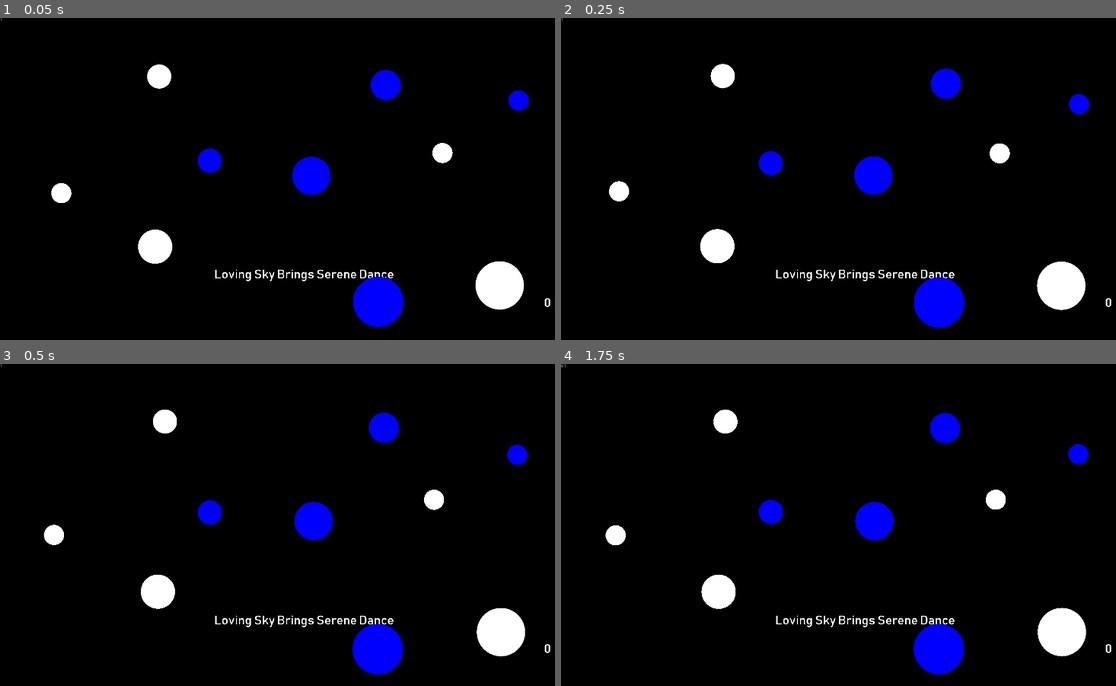
Above: before the commit, frames 1-4 (two rows, left to right).
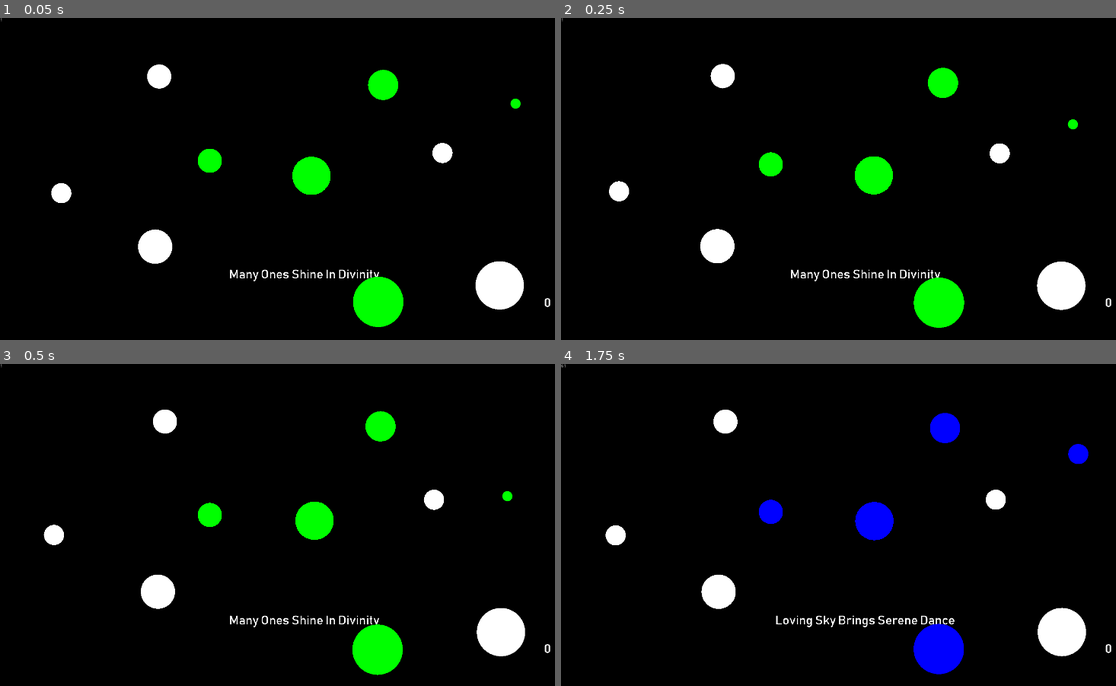
Above: after the commit, the same moments.

Repository: Dark-Gran/Spirit-Circles
Game: Godot game, scene res://src/Main.tscn
Two runs of this game, one before a commit and one after it. Both use one fixed random seed, a clock stepped at 60 frames per second and the inputs below.
Inputs (mouse positions are in pixels of both pictures, inside the frame that each line leads up to):
- Up to frame 1 (0.05 s): no input
- Up to frame 2 (0.25 s): no input
- Up to frame 3 (0.5 s): no input
- Up to frame 4 (1.75 s): tap Enter (ui_accept) at 0.5, 0.77, 1.52 s; move the mouse to (999, 518) at 0.52 s; press the mouse at (999, 518) at 0.53 s; hold Right (ui_right) 0.53-1.28 s; move the mouse to (744, 550) at 1.27 s; release the mouse at (744, 550) at 1.28 s; hold Left (ui_left) from 1.28 s (still down); click (744, 550) at 1.35 s

The runs differ from the first frame. In frame 1, 3.2% of the frame differs, in the area x 35-96%, y 16-96%; in frame 2, 3.3%; in frame 3, 3.3%, in the area x 35-96%, y 14-97%; in frame 4, nothing differs.

Commit message:
no trajectories unless actively aiming

Diff:
--- a/src/world/World.gd
+++ b/src/world/World.gd
@@ -21,7 +21,7 @@
 
 func _ready():
 	enable_continue(false)
-	level_id = 4
+	level_id = 5
 	move_to_level(level_id)
 
 func reload_level():
@@ -207,7 +207,7 @@
 
 func get_rays_enabled():
 	if get_node_or_null("Level") != null:
-		return $Level.PlayerCircle_enabled && Input.is_action_pressed("ui_select") && !has_node("PlayerCircle") && !won
+		return $Level.PlayerCircle_enabled && Input.is_action_pressed("ui_select") && !has_node("PlayerCircle") && !won && pc_accumulator > 0
 	else:
 		return false
 
